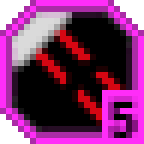
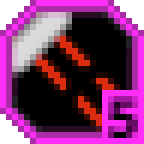
Revision of a layered 144×144 image; what changed, layer by layer:
painted on "Level" over [102, 96, 138, 138]
painted on "Abgerundetes Rechteck 1" over [12, 12, 138, 138]
